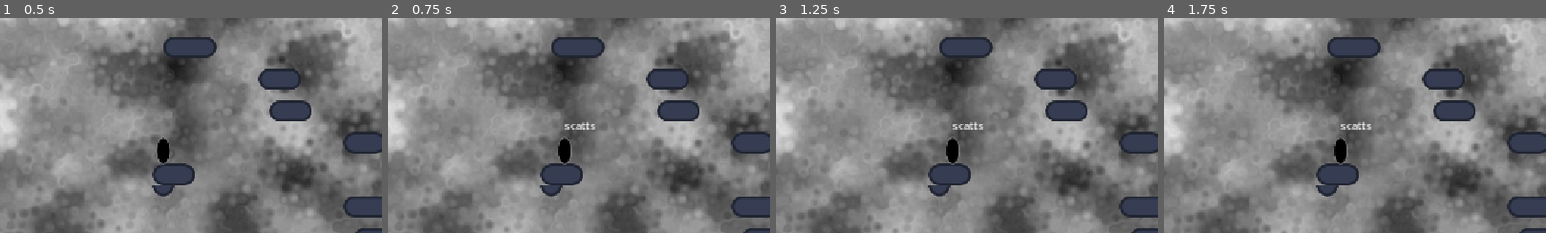
Above: before the commit, frames 1-4 (left to right).
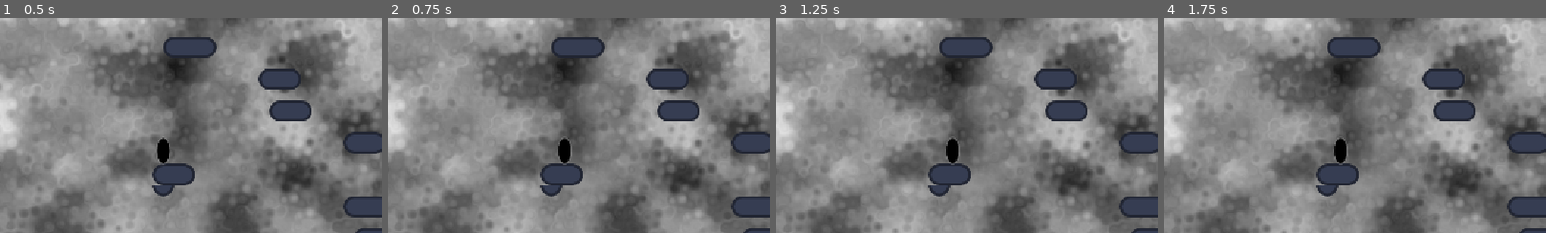
Above: after the commit, the same moments.

Repository: FreeformWave544/GameDevWk5
Game: Godot game, scene res://Scenes/main.tscn
The game is run twice, just before and just after one commit, with the same random seed, the same clock (stepped at 60 frames per second) and the same inputs. The engine's default icon, where the game draws it, is replaced by a stand-in: a white triangle on a blue panel in a dark square.
Inputs:
- Up to frame 1 (0.5 s): no input
- Up to frame 2 (0.75 s): tap Enter at 0.5 s; hold D (right) from 0.53 s (still down); tap E (typeJump) at 0.6 s
- Up to frame 3 (1.25 s): keep holding D (right); tap Space (jump) at 0.77 s
- Up to frame 4 (1.75 s): keep holding D (right); tap Space (jump) at 1.25, 1.52 s; tap Alt at 1.35 s; tap E (typeJump) at 1.55 s
The pictures show only the part of the screen within x 29-79%, y 18-68%; the shares and areas given below are measured in that part.

Frame 1 is identical in both runs. In frame 2, 0.2% of the frame differs, in the area x 46-55%, y 48-52%; in frame 3, 0.2%; in frame 4, 0.2%.

Commit message:
A few bug fixes(?)

Diff:
--- a/Scenes/main.gd
+++ b/Scenes/main.gd
@@ -4,7 +4,7 @@
 var words = []
 var move := true
 var offlineList := ["revealer","uncrowns","forewarning","rehires","decarbonizer","scatts","inhibits","swith","anonymous …(475 unchanged characters)…
-var offlineMode = true
+var offlineMode = false
 
 func _ready() -> void:
 	get_tree().paused = false
@@ -23,8 +23,7 @@
 		return
 	var url = "http://random-word-api.herokuapp.com/word"
 	var err = http_request.request(url)
-	if err != OK:
-		print("Request failed to start ", err)
+	if err != OK: print("Request failed to start ", err)
 	else:
 		print("HTTP REQUESTING ", err)
 		await get_tree().create_timer(0.5).timeout
@@ -42,8 +41,7 @@
 		var json = JSON.parse_string(body.get_string_from_utf8())
 		words = json
 		spawn_words()
-	else:
-		print("Failed to fetch words")
+	else: print("Failed to fetch words")
 
 func spawn_words():
 	var word = words.pick_random()
@@ -53,8 +51,7 @@
 	add_child(word_node)
 	move = false
 
-func _on_restart_pressed() -> void:
-	get_tree().reload_current_scene()
+func _on_restart_pressed() -> void: get_tree().reload_current_scene()
 
 func _on_death_visibility_changed() -> void:
 	if $Death.visible:
--- a/Scenes/word.gd
+++ b/Scenes/word.gd
@@ -11,7 +11,7 @@
 	if event is InputEventKey and event.pressed:
 		var character = char(event.unicode)
 		if character.is_valid_identifier():
-			if character == $Label.text[0]: typed += character
+			if len($Label.text) > 0 and character == $Label.text[0]: typed += character
 			update_display()
 			if typed == word:
 				await get_tree().create_timer(0.1).timeout
